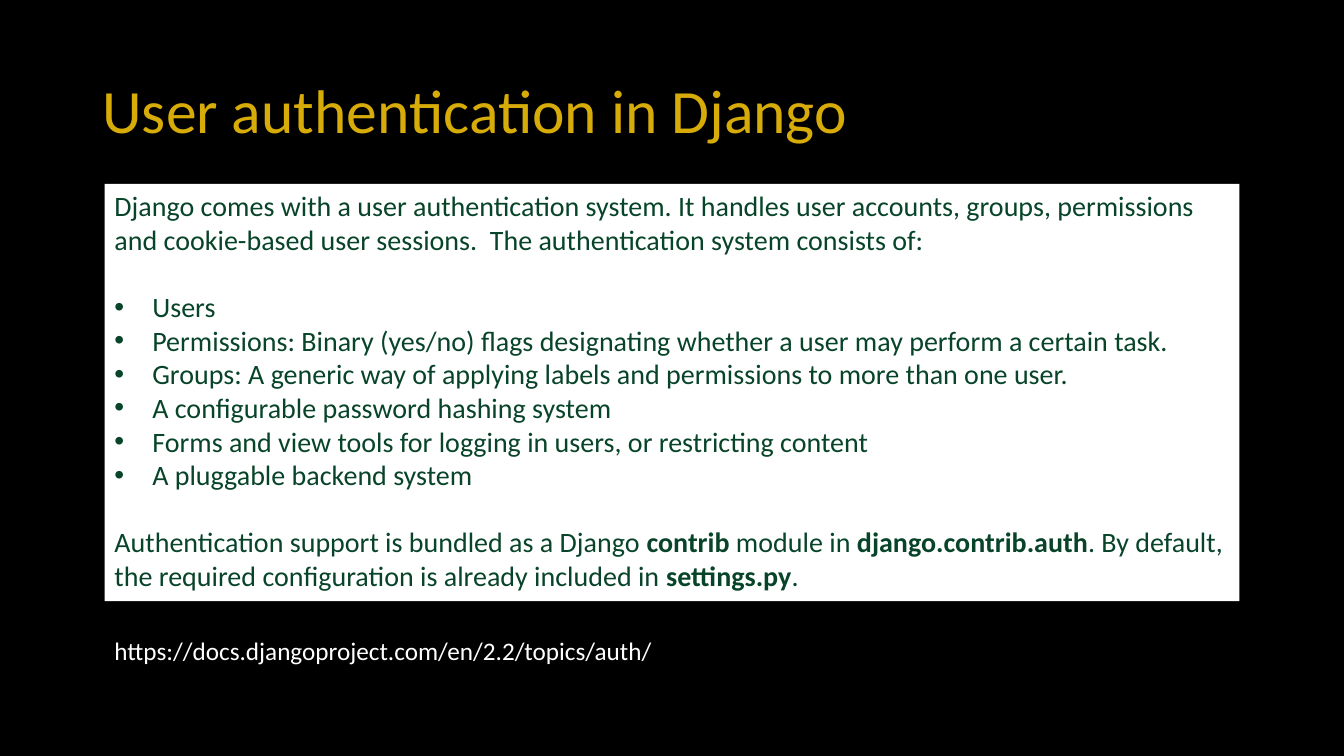
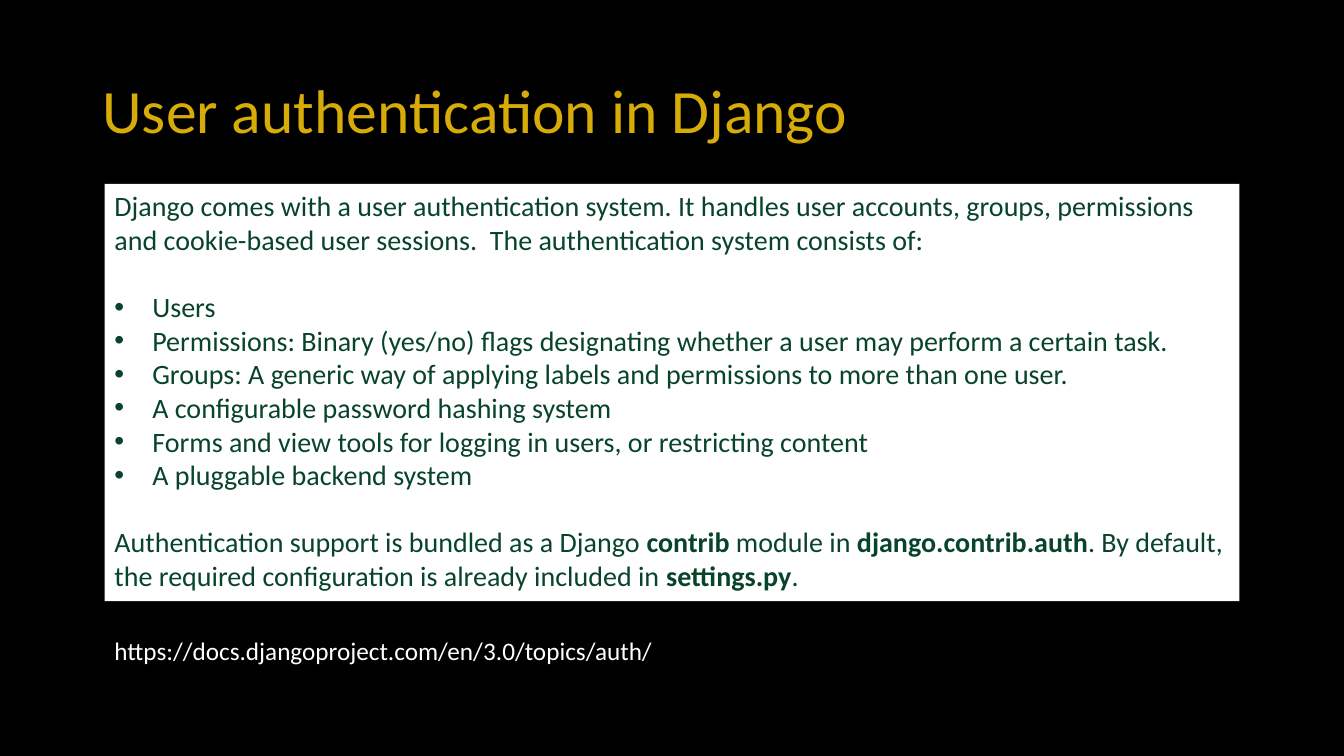
Before and after one commit to csev/dj4e, a slide deck: slide 2 of lectures/DJ-08-Login.pptx. Drawn at 1344x756 pixels with LibreOffice and Linux fonts; fonts in the diff are those of the drawing. Boxes give left, top, right and bottom in pixels: in the first picture for what was removed or moved away, otherwise in the second. Text is boxed around its words. In the diff, an @@ line names an element or a change of style, - is before the commit and + after.

```diff
--- a/lectures/DJ-08-Login.pptx
+++ b/lectures/DJ-08-Login.pptx
@@ text at (114,642,651,665): text changed @@
-https://docs.djangoproject.com/en/2.2/topics/auth/
+https://docs.djangoproject.com/en/3.0/topics/auth/
```
Also in this commit, not shown: 5 other slides changed, 1 other file.
